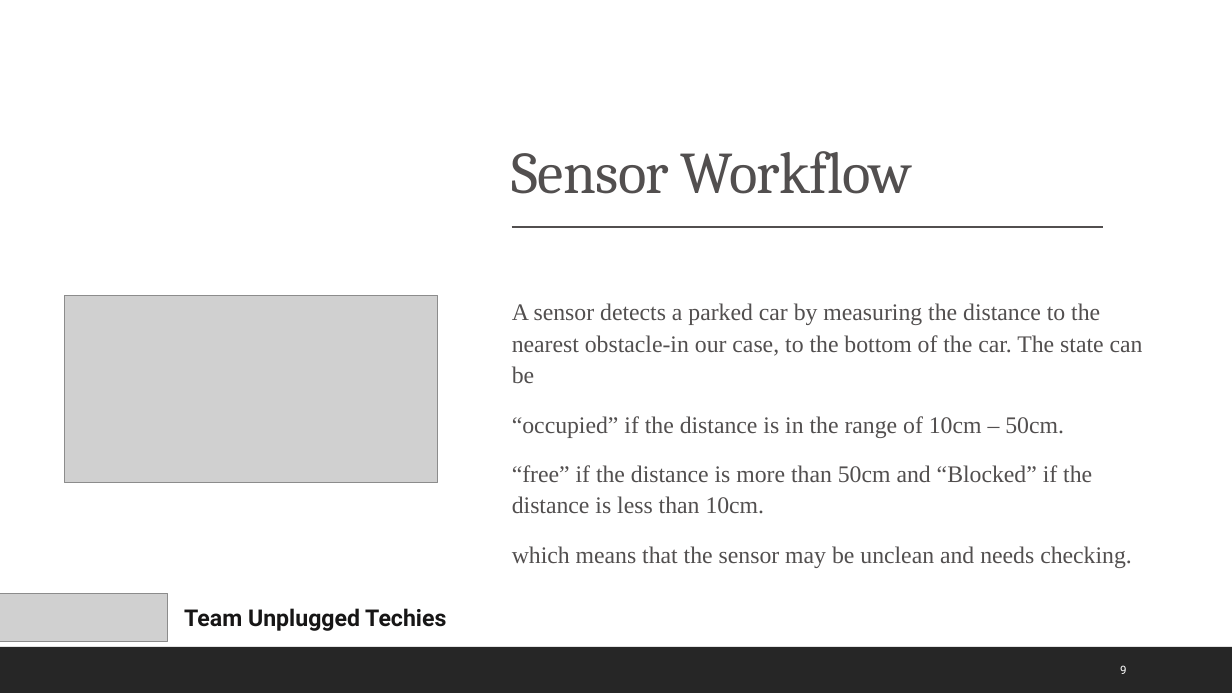
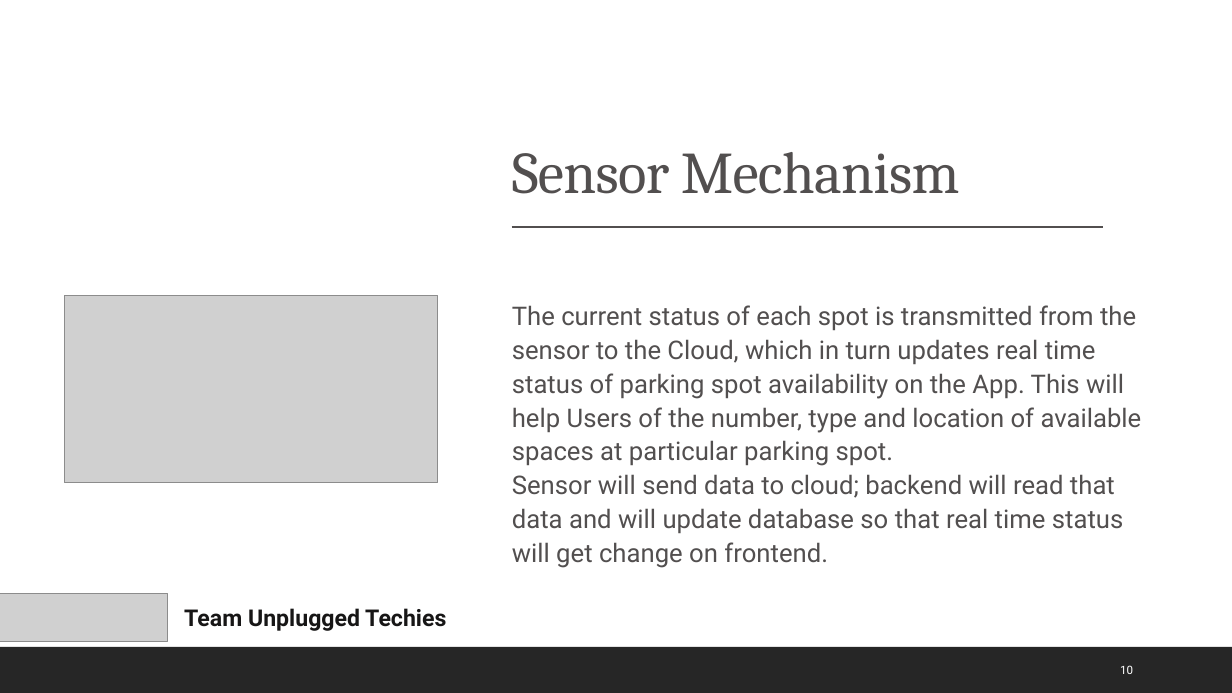
Before and after one commit to rajeshkanaka/parkurwheels, a slide deck: slide 10 of ParkUrWheels PPT.pptx (slide 9 before the commit). Drawn at 1232x693 pixels with LibreOffice and Linux fonts; fonts in the diff are those of the drawing; grey boxes stand for pictures. Boxes give left, top, right and bottom in pixels: in the first picture for what was removed or moved away, otherwise in the second. Text is boxed around its words. In the diff, an @@ line names an element or a change of style, - is before the commit and + after.

```diff
--- a/ParkUrWheels PPT.pptx
+++ b/ParkUrWheels PPT.pptx
@@ title at bbox=[512, 152, 960, 194]: text changed @@
-Sensor Workflow
+Sensor Mechanism
@@ text at bbox=[512, 305, 1142, 568]: text changed; size 18.5 to 20 pt; font Times New Roman to Roboto @@
-  A sensor detects a parked car by measuring the distance to the nearest obstacle-in our case, to the bottom of the car. The state can be
-  “occupied” if the distance is in the range of 10cm – 50cm.
-  “free” if the distance is more than 50cm and “Blocked” if the distance is less than 10cm.
-  which means that the sensor may be unclean and needs checking.
+  The current status of each spot is transmitted from the sensor to the Cloud, which in turn updates real time status of parking spot availability on the App. This will help Users of the number, type and location of available spaces at particular parking spot.
+  Sensor will send data to cloud; backend will read that data and will update database so that real time status will get change on frontend.
@@ page number at bbox=[1120, 665, 1133, 674]: text changed @@
-9
+10
```
Also in this commit, not shown: 3 other slides changed, 5 other files.
